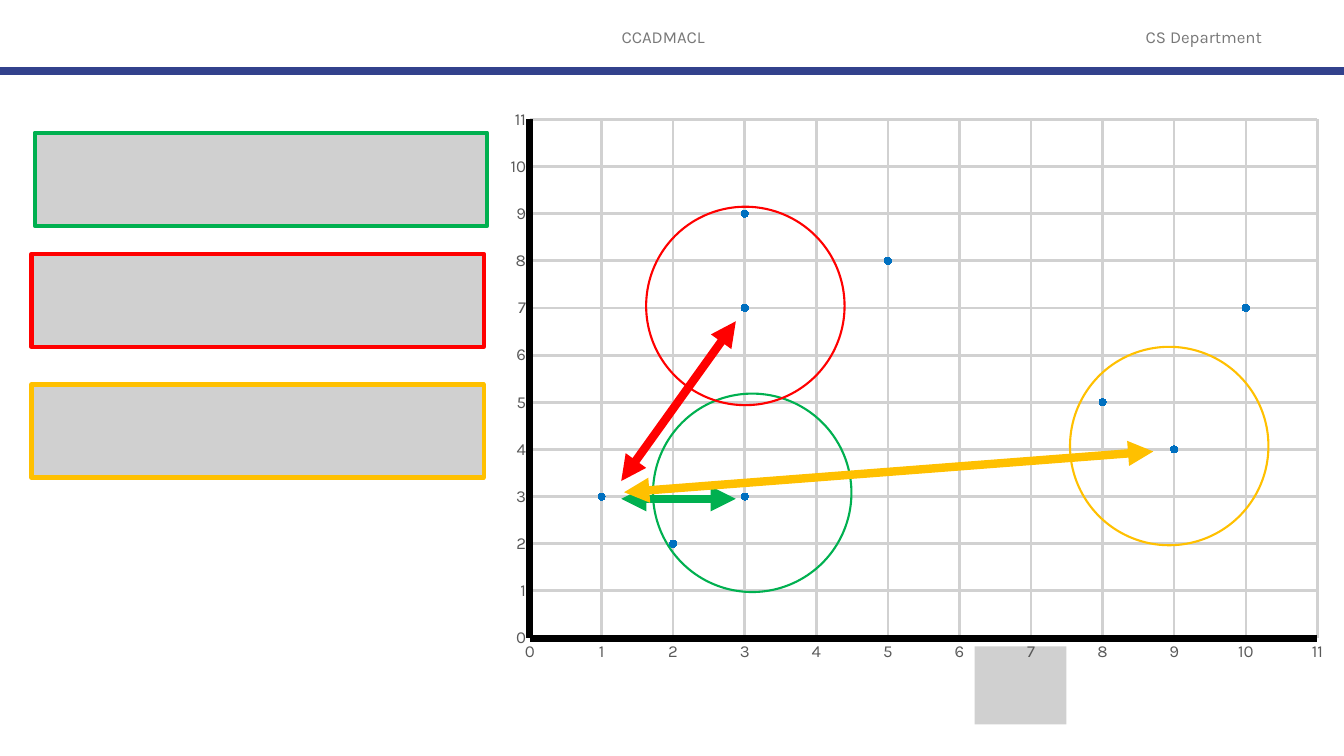
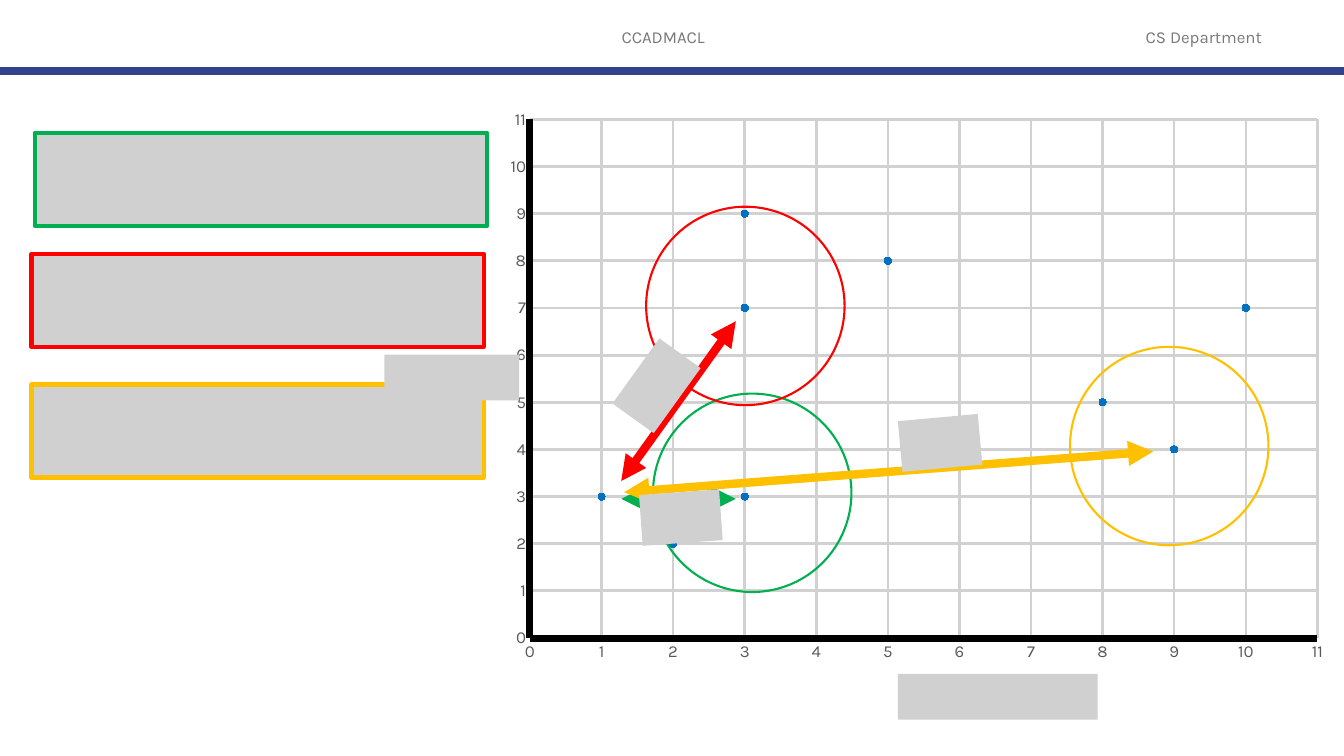
Before and after one commit to robitussin/CCADMACL, a slide deck: slide 100 of 4 - K-Means Algorithm/K-Means Clustering (new).pptx. Drawn at 1344x756 pixels with LibreOffice and Linux fonts; fonts in the diff are those of the drawing; grey boxes stand for pictures; background and template pictures are left out. Boxes give left, top, right and bottom in pixels: in the first picture for what was removed or moved away, otherwise in the second. Text is boxed around its words. In the diff, an @@ line names an element or a change of style, - is before the commit and + after.

```diff
--- a/4 - K-Means Algorithm/K-Means Clustering (new).pptx
+++ b/4 - K-Means Algorithm/K-Means Clustering (new).pptx
@@ picture added at bbox=[384, 355, 519, 400] @@
@@ picture added at bbox=[613, 338, 701, 433] @@
@@ picture added at bbox=[898, 414, 983, 471] @@
@@ picture added at bbox=[640, 489, 724, 545] @@
@@ picture removed at bbox=[975, 646, 1067, 724] @@
@@ picture added at bbox=[898, 675, 1098, 720] @@
```
Also in this commit, not shown: 26 other slides changed, 3 slides added, 1 slide removed, 1 other file.
